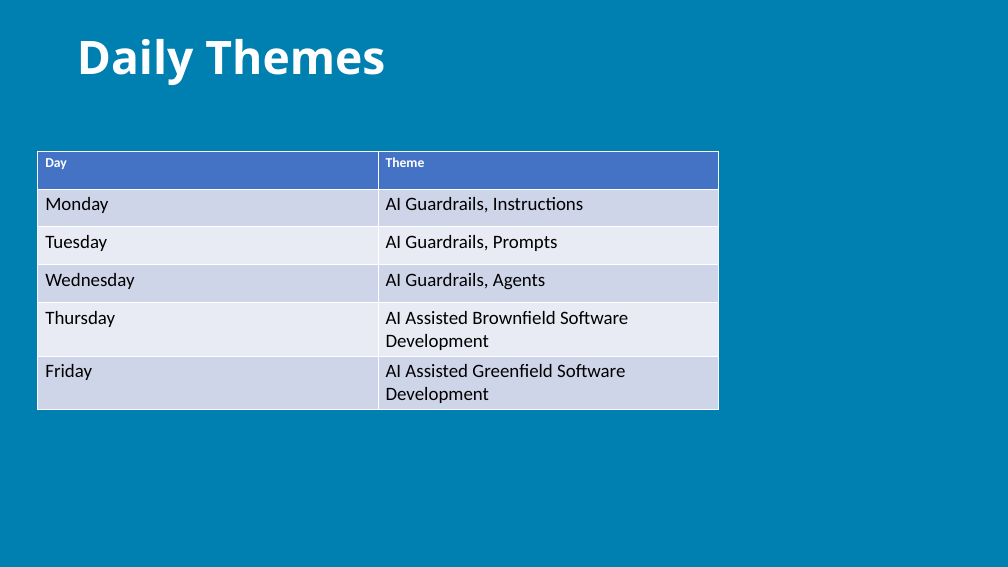
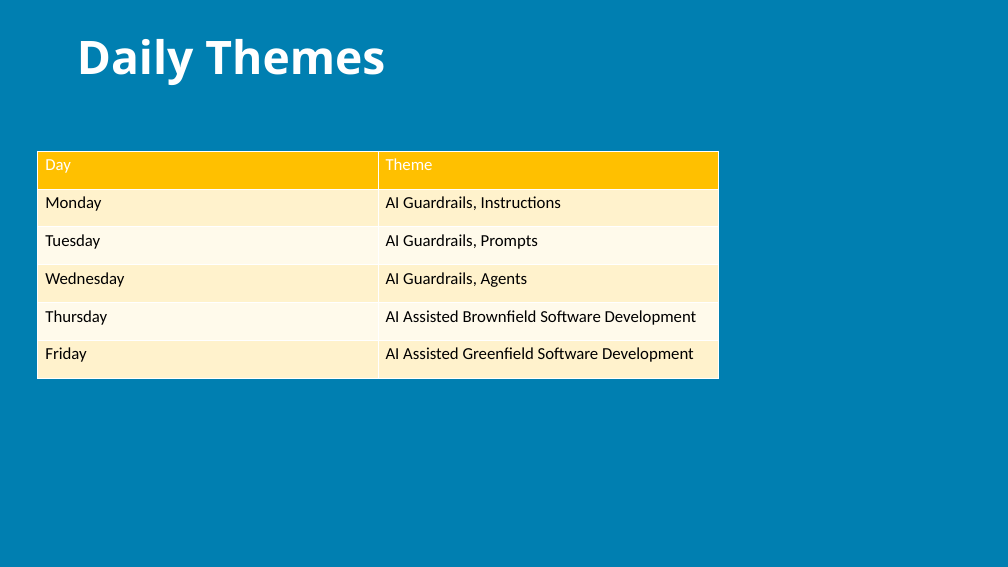
Before and after one commit to j0hnnymiller/AI-Assisted-Software-Development, a slide deck: slide 5 of slides/output/aiasd-311-monday-draft.pptx. Drawn at 1008x567 pixels with LibreOffice and Linux fonts; fonts in the diff are those of the drawing; background and template pictures are left out. Boxes give left, top, right and bottom in pixels: in the first picture for what was removed or moved away, otherwise in the second. Text is boxed around its words. In the diff, an @@ line names an element or a change of style, - is before the commit and + after.

```diff
--- a/slides/output/aiasd-311-monday-draft.pptx
+++ b/slides/output/aiasd-311-monday-draft.pptx
@@ table at (x1=38, y1=151, x2=718, y2=378) @@
@@ fill #4472C4 to #FFC000 in row 1 @@
@@ fill #CFD5EA to #FFF2CC in 6 cells @@
@@ fill #E9EBF5 to #FFFAEB in 4 cells @@
@@ size 13 to 16 pt, bold off in "Day", "Theme" @@
@@ size 18 to 16 pt @@
```
Also in this commit, not shown: 151 other slides changed, 10 slides added, 1 slide removed, 5 other files.
